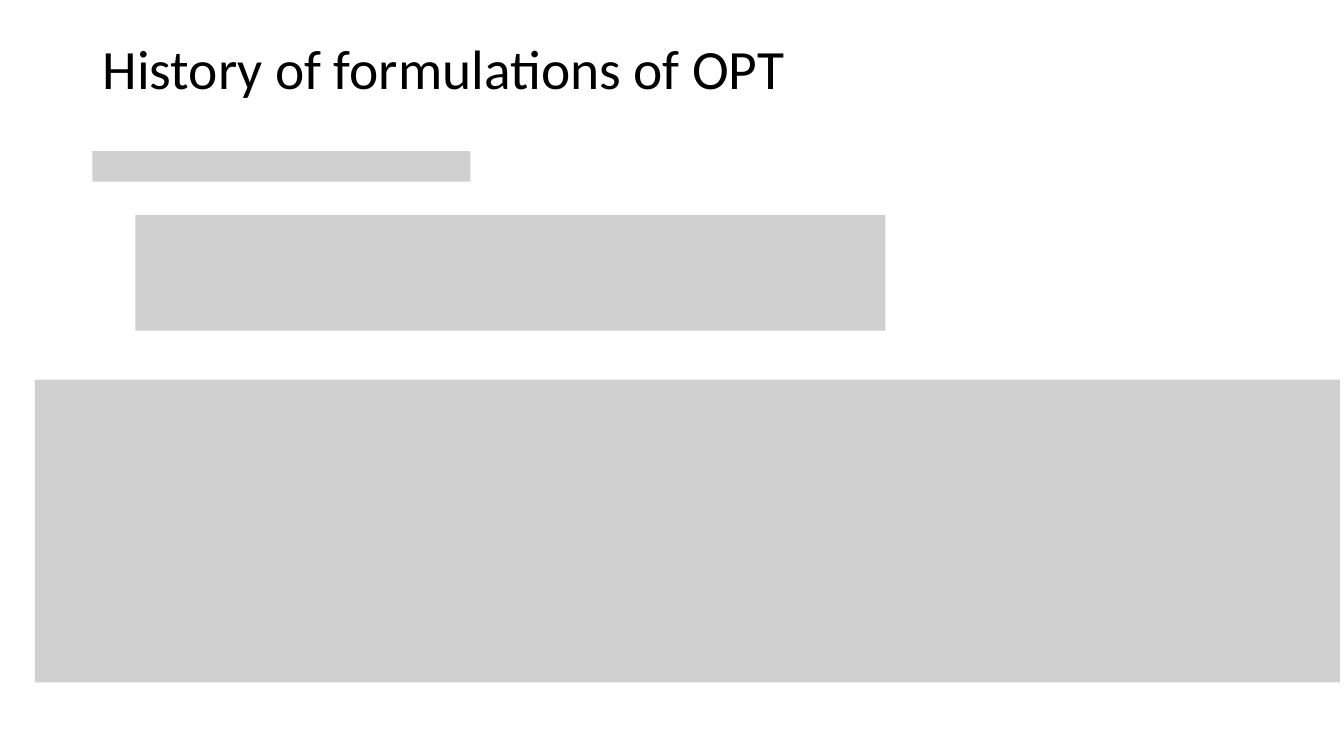
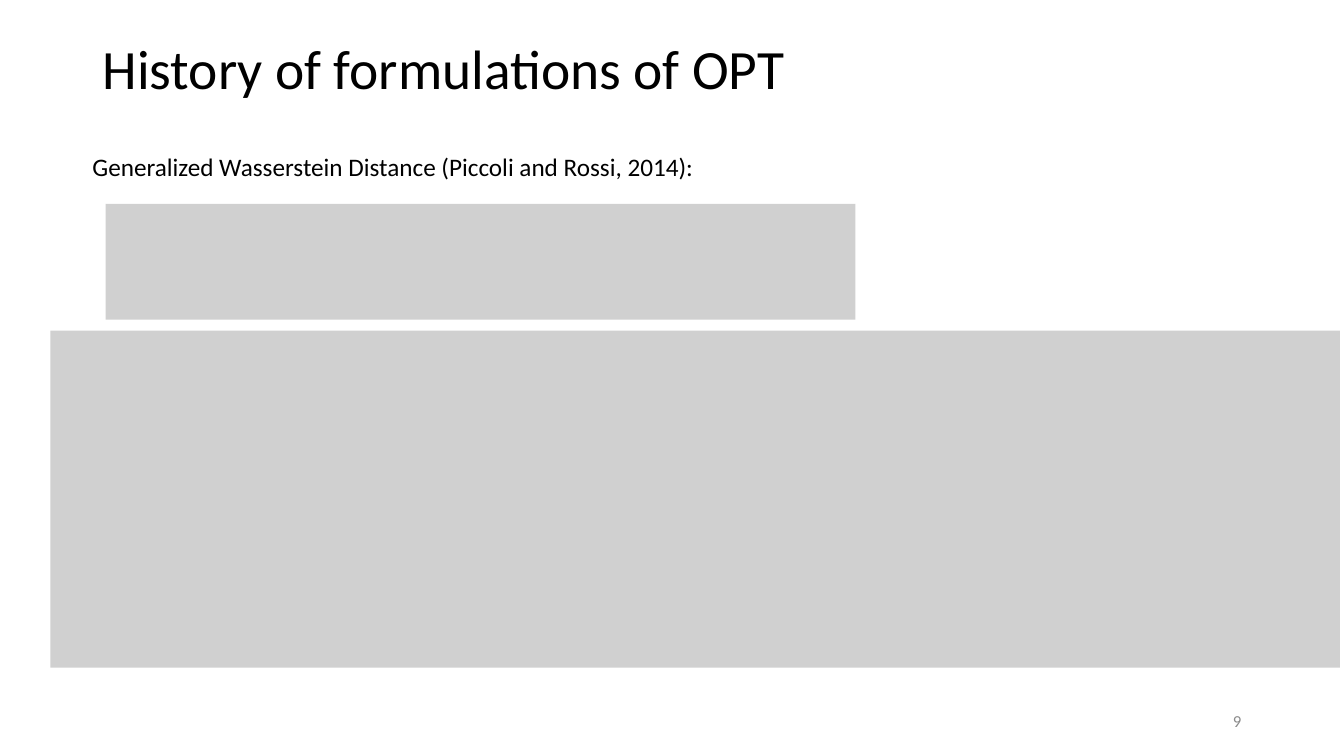
Before and after one commit to yikun-baio/sliced_opt, a slide deck: slide 9 of Sliced Optimal Partial Transport/report/OPT_Yikun.pptx. Drawn at 1344x756 pixels with LibreOffice and Linux fonts; fonts in the diff are those of the drawing; grey boxes stand for pictures. Boxes give left, top, right and bottom in pixels: in the first picture for what was removed or moved away, otherwise in the second. Text is boxed around its words. In the diff, an @@ line names an element or a change of style, - is before the commit and + after.

```diff
--- a/Sliced Optimal Partial Transport/report/OPT_Yikun.pptx
+++ b/Sliced Optimal Partial Transport/report/OPT_Yikun.pptx
@@ text added at (92, 157, 693, 180), 18 pt, text #000000 @@
+Generalized Wasserstein Distance (Piccoli and Rossi, 2014):
@@ picture removed at (93, 151, 471, 181) @@
@@ picture: place and size @@
-picture at (135, 215, 885, 331)
+picture at (106, 204, 856, 320)
@@ picture: place and size @@
-picture at (35, 380, 1341, 683)
+picture at (50, 331, 1340, 667)
@@ page number added at (1233, 716, 1241, 727), 12 pt, text #8C8C8C @@
+9
```
Also in this commit, not shown: 48 other slides changed, 5 slides added, 23 other files.
